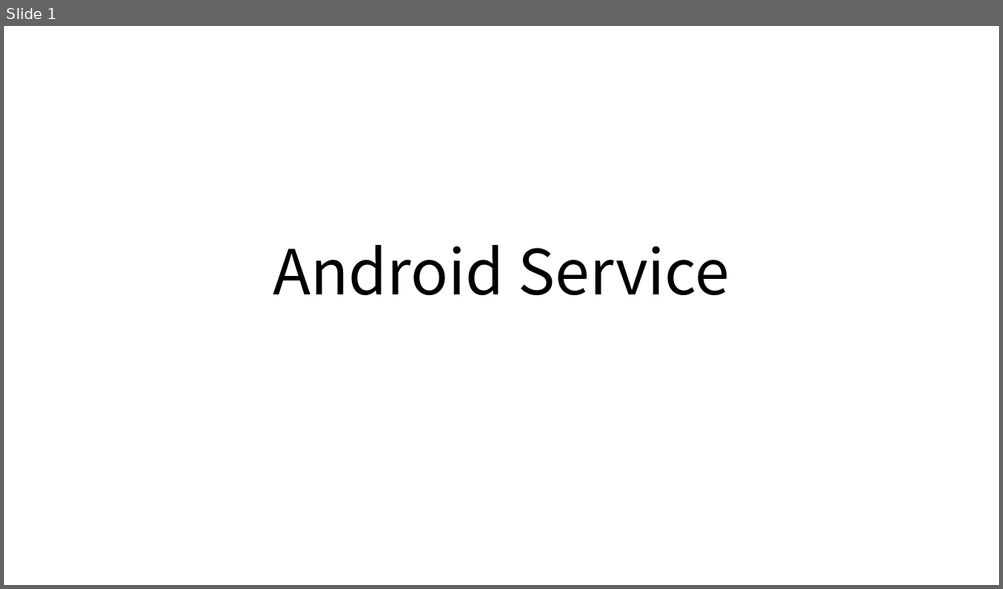
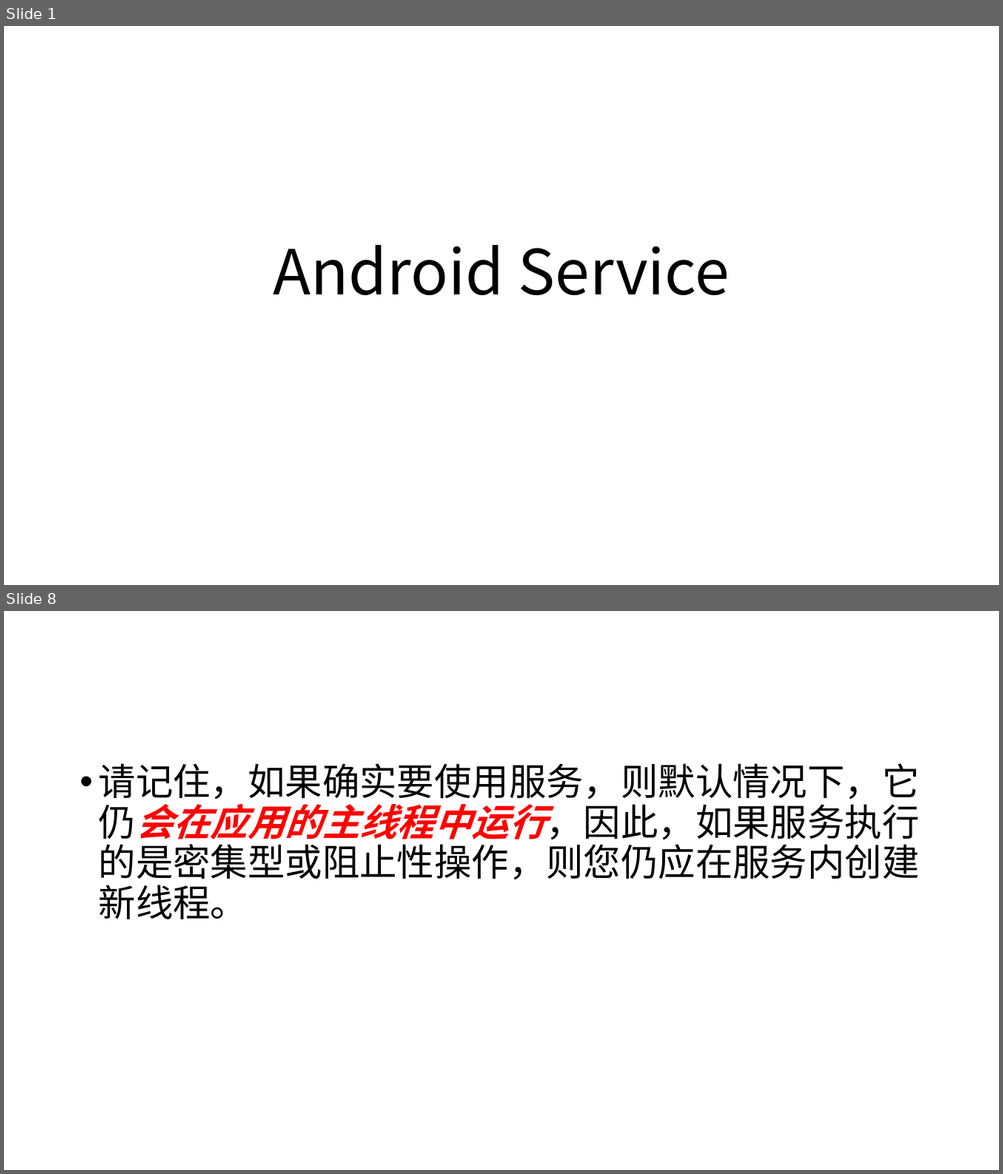
Before and after one commit to tanglw2020/android-class, a slide deck: Android Service.pptx. Shown one above the other, each under a label of ours: slide 1 before the commit, slides 1 and 8 after it; the slides between them are not shown. The pictures are 1003x589 and 1003x1174 pixels, drawn with LibreOffice and Linux fonts; fonts in the diff are those of the drawing. Boxes give left, top, right and bottom in pixels: in the first picture for what was removed or moved away, otherwise in the second. Text is boxed around its words. In the diff, an @@ line names an element or a change of style, - is before the commit and + after.

```diff
--- a/Android Service.pptx
+++ b/Android Service.pptx
@@ slide 8 added at bbox=[4, 611, 999, 1170], background #FFFFFF @@
@@ text added at bbox=[99, 763, 919, 920], 36 pt, text #000000 @@
+• 请记住，如果确实要使用服务，则默认情况下，它仍会在应用的主线程中运行，因此，如果服务执行的是密集型或阻止性操作，则您仍应在服务内创建新线程。
```
Also in this commit, not shown: 6 other slides added, 7 slides removed, 6 other files.
